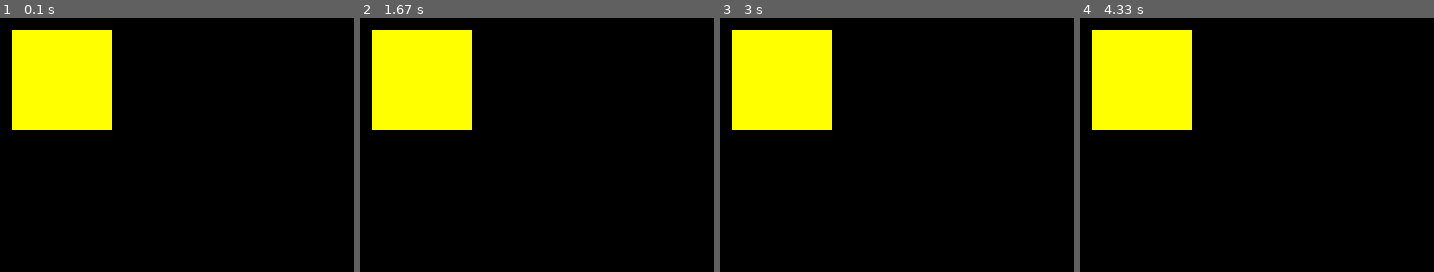
Above: before the commit, frames 1-4 (left to right).
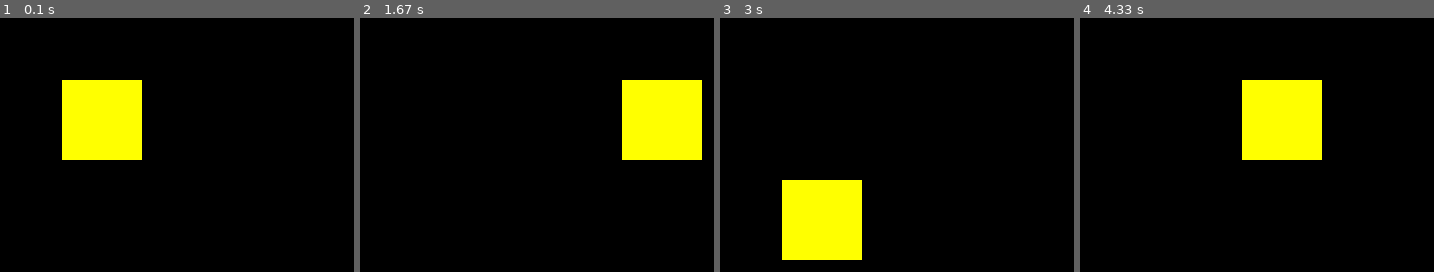
Above: after the commit, the same moments.

Repository: RanselAlvarez/pygame_juego1
Game: pygame game, started from main.py
Same seed, same stepped clock (60 frames per second), same inputs: the game is played once before the commit and once after it.
Inputs:
- Up to frame 1 (0.1 s): no input
- Up to frame 2 (1.67 s): tap S at 0.33 s; hold Right 0.67-1.13 s; hold W 1.17-1.47 s; hold Right from 1.5 s (still down)
- Up to frame 3 (3 s): release Right at 1.97 s; hold A 2-2.53 s; hold Down 2.57-2.87 s; hold A from 2.9 s (still down)
- Up to frame 4 (4.33 s): release A at 3.3 s; hold Up 3.33-3.7 s; hold D from 3.73 s (still down)

The runs differ from the first frame. In frame 1, 13% of the frame differs, in the area x 3-41%, y 4-56%; in frame 2, 18%, in the area x 3-97%, y 4-56%; in frame 3, 18%; in frame 4, 18%.

Commit message:
Actulizacion del movimiento del pj

Diff:
--- a/main.py
+++ b/main.py
@@ -3,106 +3,44 @@
 import src.opciones as opciones
 from src.personaje import Personaje
 
-
-
 pygame.init()
 
 # 🖥️ Configuración visual
 pantalla = pygame.display.set_mode((opciones.ANCHO_PANTALLA, opciones.ALTO_PANTALLA))
-# Titulo de la ventana
 pygame.display.set_caption("Mi Juego1")
 
-
-# Definir variables de movimiento del jugador
-mover_arriba = False
-mover_abajo = False
-mover_izquierda = False
-mover_derecha = False
-
-
 # 🧍 Crear personaje
-# Creamos el personaje en la posicion 400, 300 (casi el centro de la pantalla)
 jugador = Personaje(400, 300)
-# Mostramos el personaje en la pantalla
-jugador.dibujar_personaje(pantalla)
-
-# 1️⃣ DEFINIR LAS BANDERAS ANTES DEL BUCLE (si no, da error de variable no definida)
-mover_derecha = False
-mover_izquierda = False
-mover_arriba = False
-mover_abajo = False
-
-
-
 
 run = True
 while run:
+    # 🧹 1. Limpiar pantalla en CADA frame
+    pantalla.fill(opciones.COLOR_FONDO)
 
+    # 📥 2. Procesar eventos
     for event in pygame.event.get():
-        # Evento para cerrar aplicacion en la x o con ALT+F4
         if event.type == pygame.QUIT:
             run = False
 
+        # 🎯 MOVIMIENTO POR PASOS: 50px por CADA pulsación
         if event.type == pygame.KEYDOWN:
-            if event.key == pygame.K_a:
-                mover_izquierda = True
-            elif event.key == pygame.K_d:
-                mover_derecha = True
-            elif event.key == pygame.K_s:
-                mover_abajo = True
-            elif event.key == pygame.K_w:
-                mover_arriba = True
-            elif event.key == pygame.K_LEFT:
-                mover_izquierda = True
-            elif event.key == pygame.K_RIGHT:
-                mover_derecha = True
-            elif event.key == pygame.K_DOWN:
-                mover_abajo = True
-            elif event.key == pygame.K_UP:
-                mover_arriba =  True
+            if event.key in (pygame.K_a, pygame.K_LEFT):
+                jugador.rect.x -= 50
+            elif event.key in (pygame.K_d, pygame.K_RIGHT):
+                jugador.rect.x += 50
+            elif event.key in (pygame.K_w, pygame.K_UP):
+                jugador.rect.y -= 50
+            elif event.key in (pygame.K_s, pygame.K_DOWN):
+                jugador.rect.y += 50
 
+            # 🔒 Límites de pantalla (se aplica inmediatamente tras mover)
+            jugador.rect.clamp_ip(pygame.Rect(0, 0, opciones.ANCHO_PANTALLA, opciones.ALTO_PANTALLA))
+            print(f"Posición: {jugador.rect.topleft}")
 
-        # ✅ SOLTAR TECLA → Desactivar bandera (¡ESTO ES LO QUE FALTABA!)
-        if event.type == pygame.KEYUP:
-            if event.key == pygame.K_a or event.key == pygame.K_LEFT:
-                mover_izquierda = False
-            elif event.key == pygame.K_d or event.key == pygame.K_RIGHT:
-                mover_derecha = False
-            elif event.key == pygame.K_w or event.key == pygame.K_UP:
-                mover_arriba = False
-            elif event.key == pygame.K_s or event.key == pygame.K_DOWN:
-                mover_abajo = False
-            elif event.key == pygame.K_LEFT:
-                mover_izquierda = False
-            elif event.key == pygame.K_RIGHT:
-                mover_derecha = False
-            elif event.key == pygame.K_DOWN:
-                mover_abajo = False
-            elif event.key == pygame.K_UP:
-                mover_arriba =  False
+    # 🎨 3. Dibujar personaje
+    jugador.dibujar_personaje(pantalla)
 
-    # Calcular el movimiento del jugador
-    delta_x = 0
-    delta_y = 0
-
-    if mover_derecha:
-        delta_x = 50
-    elif mover_izquierda:
-        delta_x = -50
-    elif mover_arriba:
-        delta_y = -50
-    elif mover_abajo:
-        delta_y = 50
-
-    # 👇 APLICAR EL MOVIMIENTO AL PERSONAJE (esto faltaba para que se viera el cambio)
-    jugador.rect.x += delta_x
-    jugador.rect.y += delta_y
-
-    # 🔒 Evitar que salga de la pantalla (buena práctica)
-    jugador.rect.clamp_ip(pygame.Rect(0, 0, opciones.ANCHO_PANTALLA, opciones.ALTO_PANTALLA))
-    print(f"{delta_x}, {delta_y}")
-
-    # Esto es lo que actualiza los componentes en la pantalla
+    # 📺 4. Actualizar ventana
     pygame.display.flip()
 
 pygame.quit()
--- a/src/opciones.py
+++ b/src/opciones.py
@@ -3,6 +3,8 @@
 ANCHO_PANTALLA = 800
 ALTO_PANTALLA = 600
 FPS_OBJETIVO = 60
+COLOR_FONDO = (0, 0, 0)
+
 
 # Opciones del personaje
 COLOR_PERSONAJE = (255, 255, 0)
--- a/src/personaje.py
+++ b/src/personaje.py
@@ -17,4 +17,4 @@
         # Dibujame el rectangulo en la pantalla con el color que le hemos dado al personaje
         # El primer parametro es la superficie donde se dibar (la pantalla),
         # Self.forma es el rectangulo que queremos dibujar
-        pygame.draw.rect(interfaz, opciones.COLOR_PERSONAJE, self.forma)
+        pygame.draw.rect(interfaz, opciones.COLOR_PERSONAJE, self.rect)
